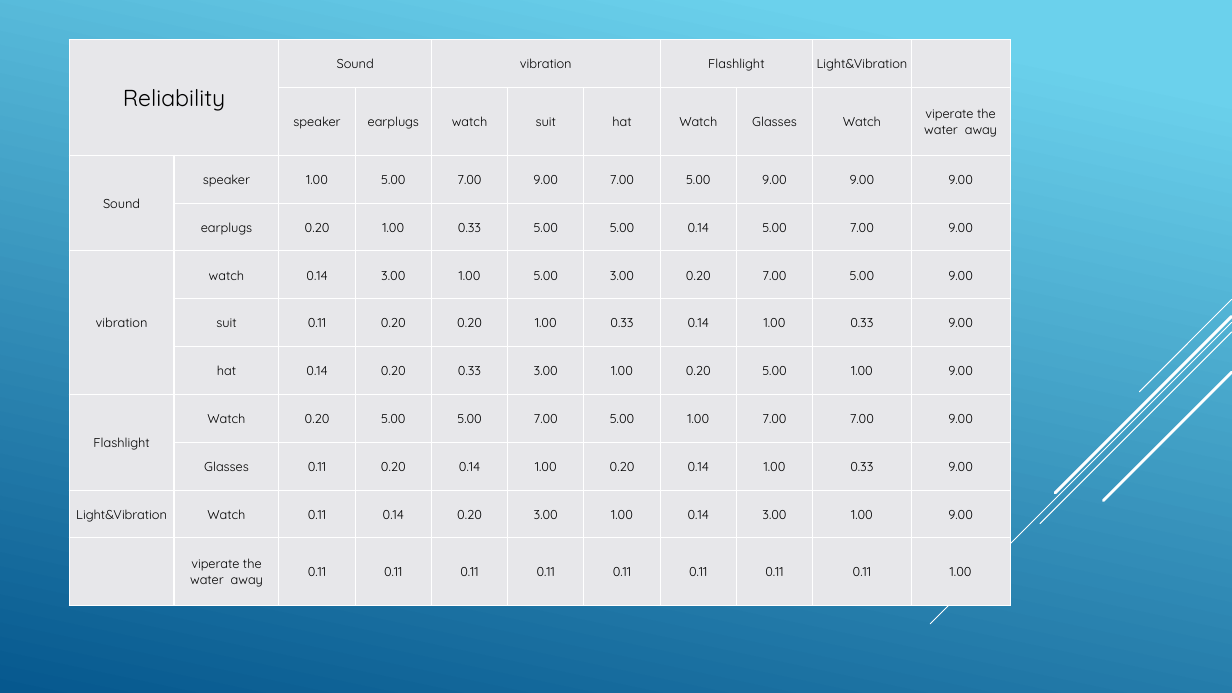
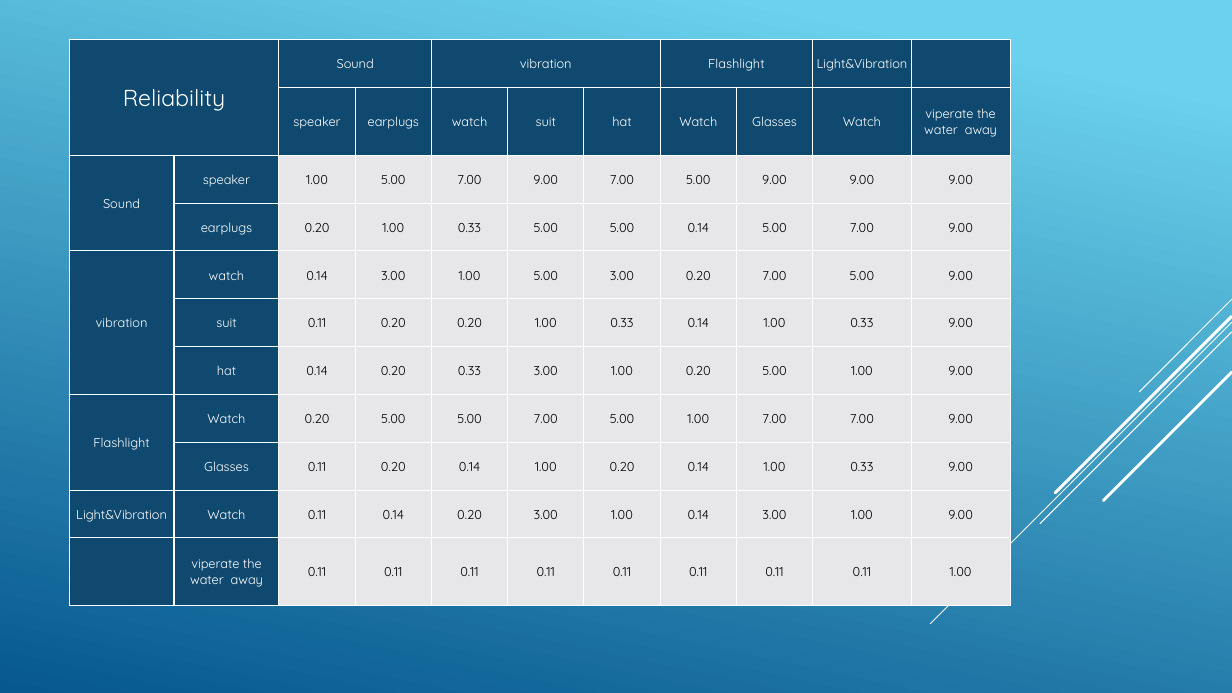
Before and after one commit to USNMasterEmSys2018/System-Engineering, a slide deck: slide 23 of S.A.V.E/Security Application Via Engineering.pptx (slide 21 before the commit). Drawn at 1232x693 pixels with LibreOffice and Linux fonts; fonts in the diff are those of the drawing. Boxes give left, top, right and bottom in pixels: in the first picture for what was removed or moved away, otherwise in the second. Text is boxed around its words. In the diff, an @@ line names an element or a change of style, - is before the commit and + after.

Commit message:
Update

```diff
--- a/S.A.V.E/Security Application Via Engineering.pptx
+++ b/S.A.V.E/Security Application Via Engineering.pptx
@@ table at [69, 40, 1015, 606] @@
@@ fill #E7E8EA to #0F496F in 29 cells @@
@@ text colour #000000 to #FFFFFF in "Reliability", "Sound", "vibration", "Flashlight" and 23 more places @@
```
Also in this commit, not shown: 2 other slides changed, 2 slides added.
